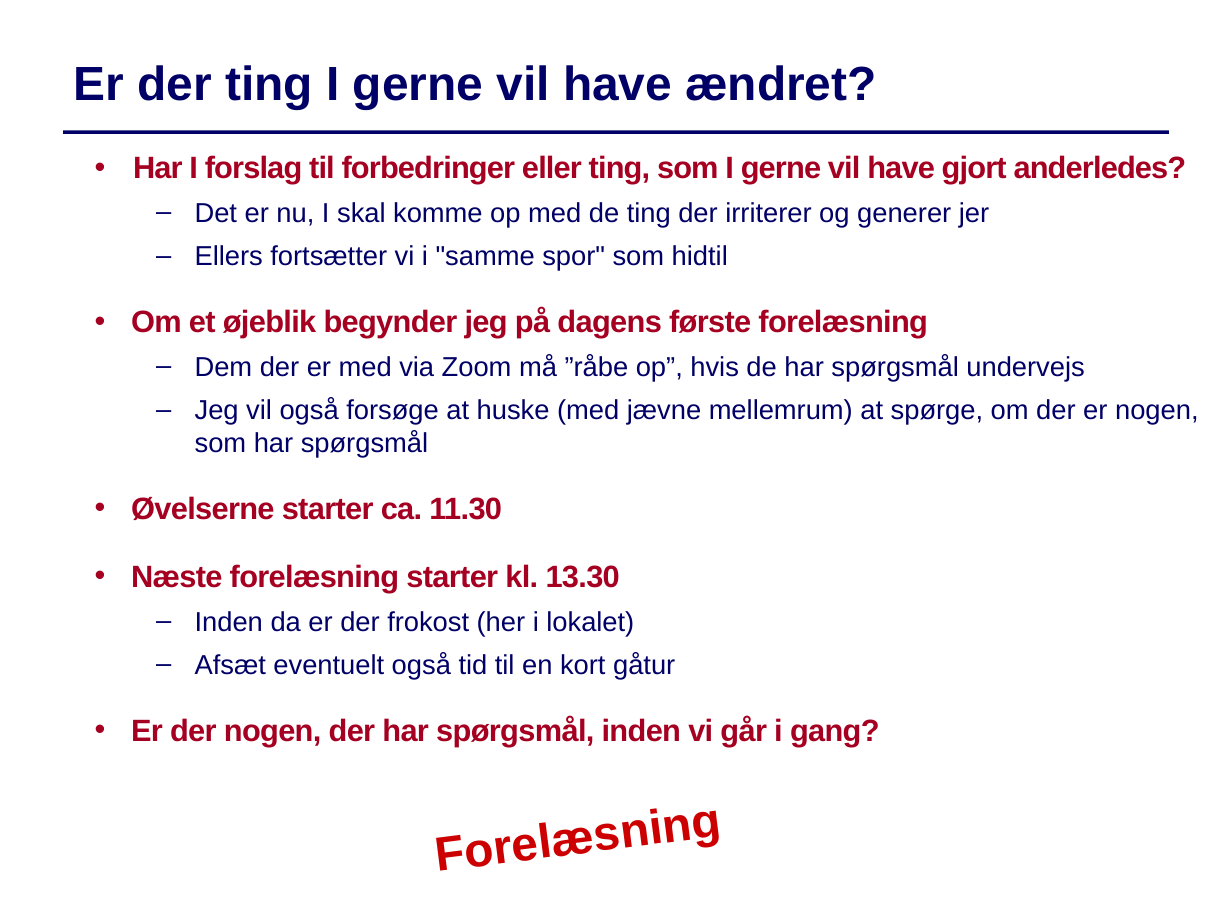
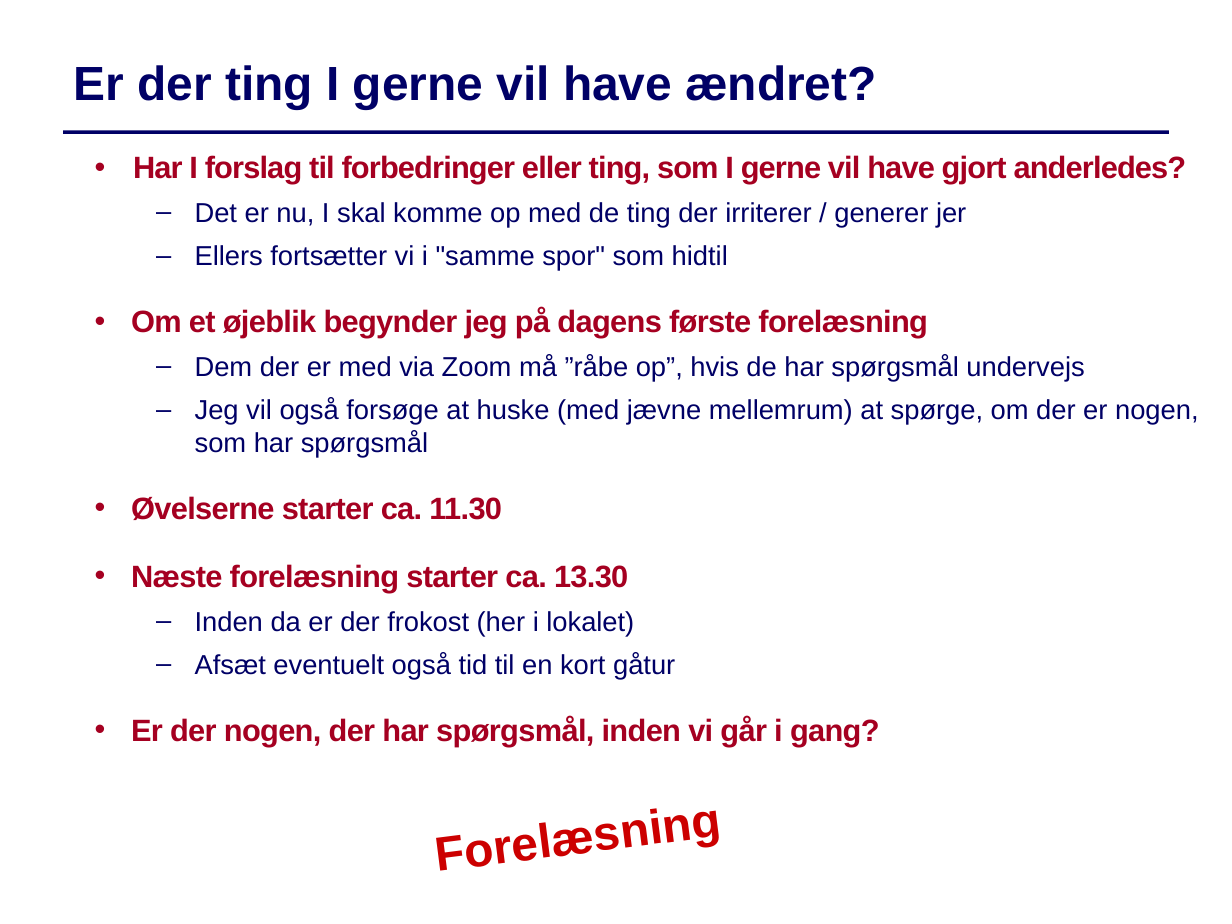
Before and after one commit to IntProgAU/Materiale, a slide deck: slide 6 of web/g25/status/Status3.pptx. Drawn at 1232x924 pixels with LibreOffice and Linux fonts; fonts in the diff are those of the drawing. Boxes give left, top, right and bottom in pixels: in the first picture for what was removed or moved away, otherwise in the second. Text is boxed around its words. In the diff, an @@ line names an element or a change of style, - is before the commit and + after.

```diff
--- a/web/g25/status/Status3.pptx
+++ b/web/g25/status/Status3.pptx
@@ text at box(195, 202, 966, 228): text changed @@
-  – Det er nu, I skal komme op med de ting der irriterer og generer jer
+  – Det er nu, I skal komme op med de ting der irriterer / generer jer
@@ text at box(131, 564, 628, 592): text changed @@
-  • Næste forelæsning starter kl. 13.30
+  • Næste forelæsning starter ca. 13.30
```
Also in this commit, not shown: 2 other slides changed.
